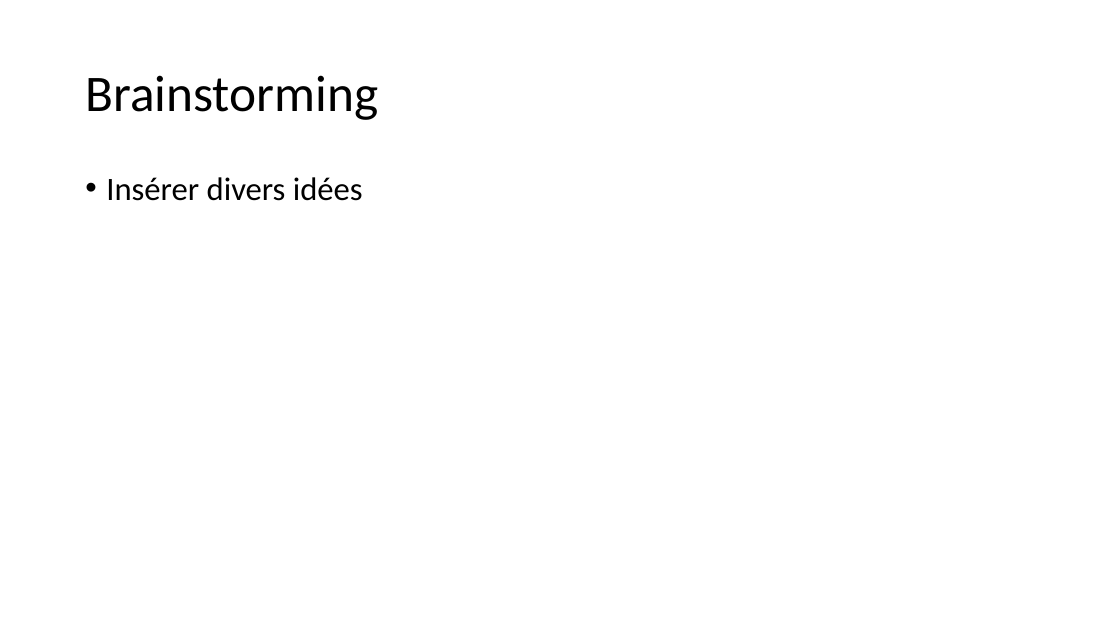
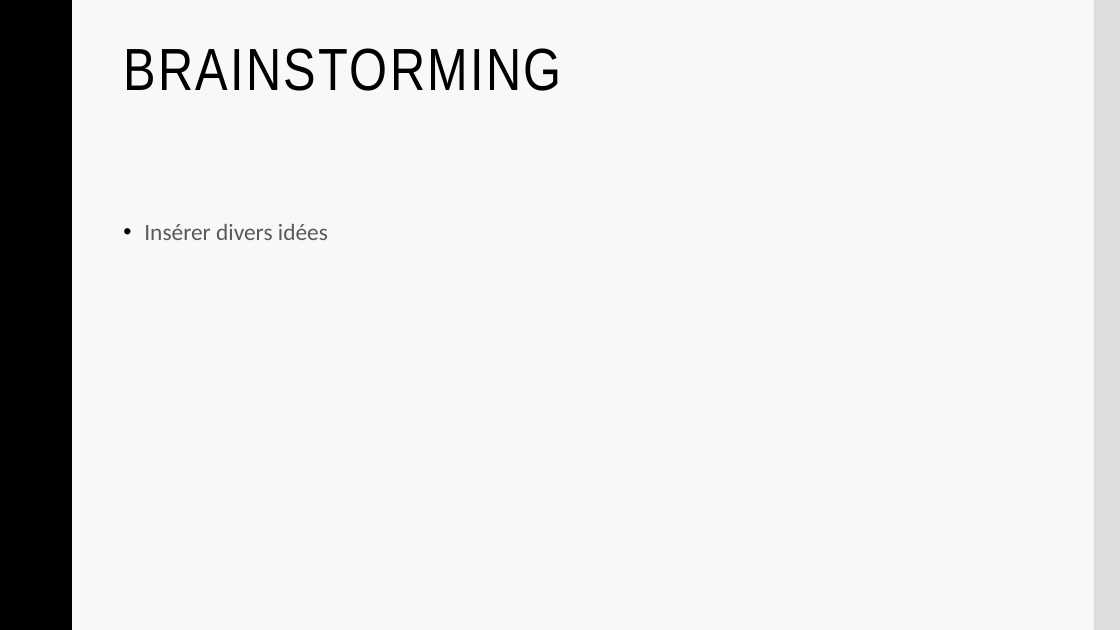
Before and after one commit to Frizzbii/Serious-Game-MMI, a slide deck: slide 9 of presentation.pptx (slide 6 before the commit). Drawn at 1120x630 pixels with LibreOffice and Linux fonts; fonts in the diff are those of the drawing; background and template pictures are left out. Boxes give left, top, right and bottom in pixels: in the first picture for what was removed or moved away, otherwise in the second. Text is boxed around its words. In the diff, an @@ line names an element or a change of style, - is before the commit and + after.

```diff
--- a/presentation.pptx
+++ b/presentation.pptx
@@ background #FFFFFF to #F8F8F8 @@
@@ rectangle added at <box>0,0,71,630</box>, fill #000000, outline #000000 1 pt @@
@@ rectangle added at <box>1094,0,1120,630</box>, fill #DDDDDD @@
@@ title "BRAINSTORMING" at <box>123,48,561,91</box>: vertical alignment middle to top @@
@@ title at <box>123,48,561,91</box>: text changed; size 44 to 51 pt; font Calibri to Arial Narrow @@
-Brainstorming
+BRAINSTORMING
@@ text "Insérer divers idées": place and size @@
-text "Insérer divers idées" at <box>106,177,363,201</box>
+text "Insérer divers idées" at <box>144,224,328,240</box>
@@ text "Insérer divers idées" at <box>144,224,328,240</box>: size 28 to 20 pt, text colour #000000 to #595959; line spacing 0.9 to 1.1; less space between paragraphs @@
```
Also in this commit, not shown: 11 other slides changed, 4 slides added, 8 slides removed.
